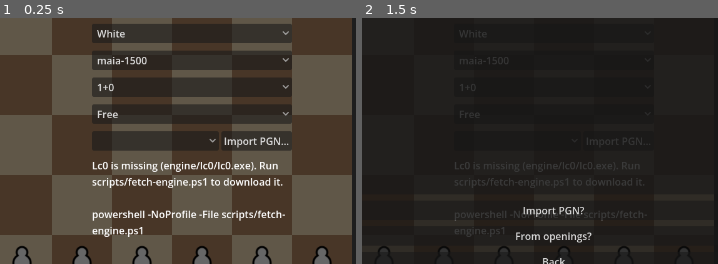
Above: before the commit, frames 1-2 (left to right).
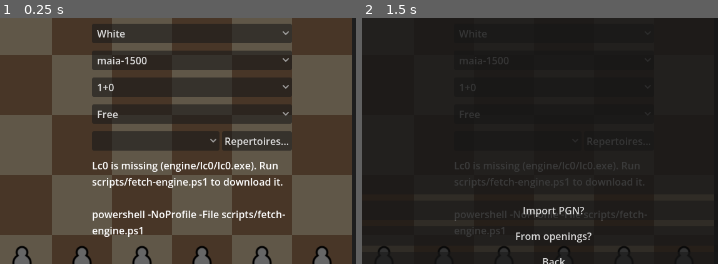
Above: after the commit, the same moments.

Repository: Laginho/P-Chess
Game: Godot game, scene res://ui/main.tscn
The game is run twice, just before and just after one commit, with the same random seed, the same clock (stepped at 60 frames per second) and the same inputs.
Inputs:
- Up to frame 1 (0.25 s): no input
- Up to frame 2 (1.5 s): click "Import PGN…" (after the commit: "Repertoires...") at 0.5 s; click "White" at 1.25 s
The pictures show only the part of the screen within x 19-69%, y 30-80%; the shares and areas given below are measured in that part.

The runs differ from the first frame. In frame 1, 0.3% of the frame differs, in the area x 58-80%, y 48-53%; in frame 2, less than 0.1%.

Commit message:
fix: label repertoire screen entry (OPEN-005)

Diff:
--- a/ui/setup.tscn
+++ b/ui/setup.tscn
@@ -79,7 +79,7 @@
 
 [node name="Import" type="Button" parent="Center/Form/RepertoireControls"]
 layout_mode = 2
-text = "Import PGN…"
+text = "Repertoires..."
 
 [node name="Start" type="Button" parent="Center/Form"]
 layout_mode = 2
